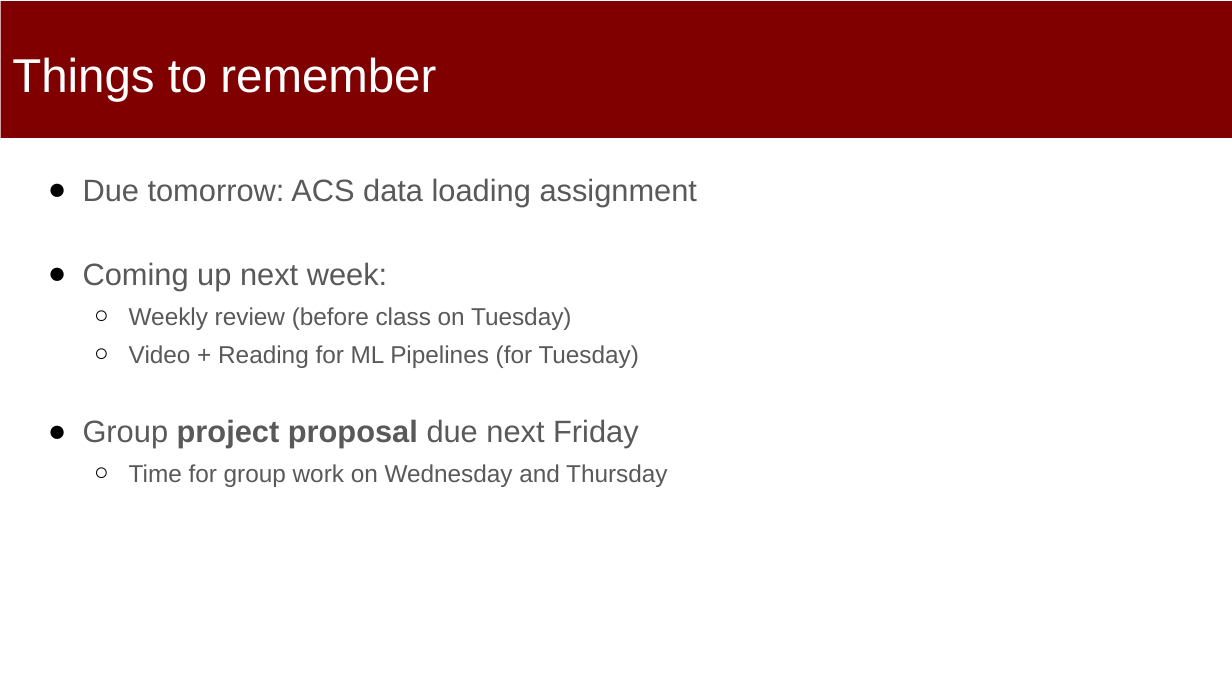
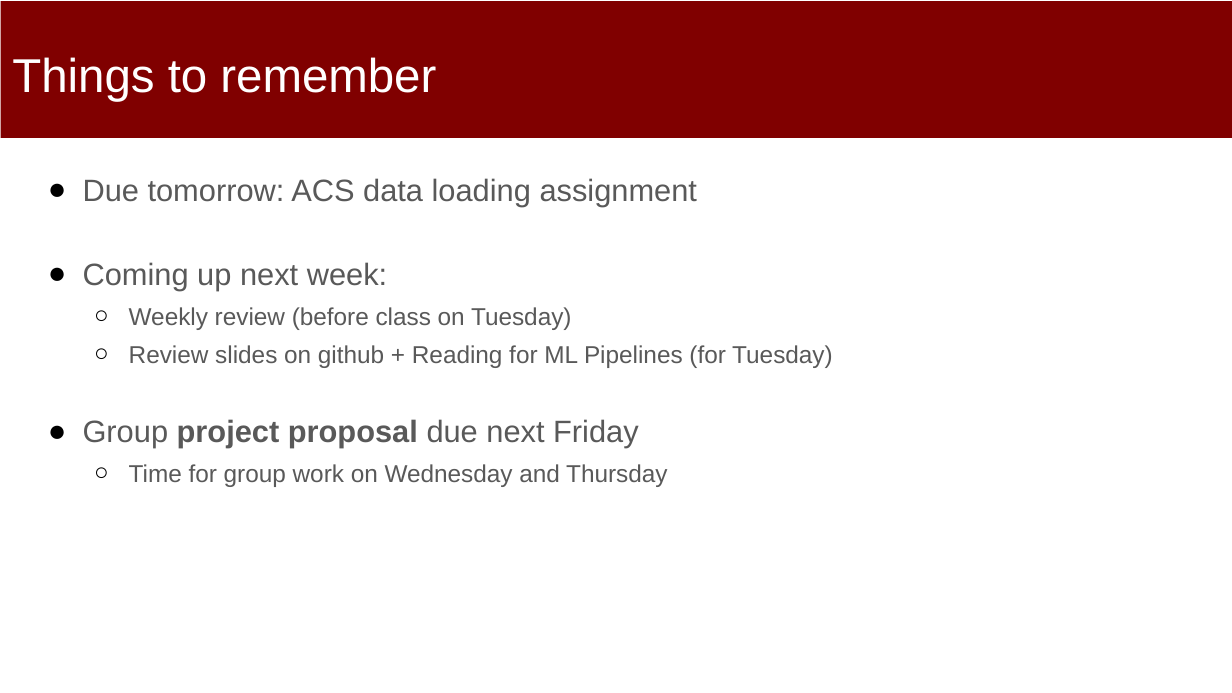
Before and after one commit to dssg/mlforpublicpolicylab, a slide deck: slide 3 of 03 - Data Exploration, Analytical Formulation, and Baselines/formulation-discussion.pptx. Drawn at 1232x693 pixels with LibreOffice and Linux fonts; fonts in the diff are those of the drawing. Boxes give left, top, right and bottom in pixels: in the first picture for what was removed or moved away, otherwise in the second. Text is boxed around its words. In the diff, an @@ line names an element or a change of style, - is before the commit and + after.

```diff
--- a/03 - Data Exploration, Analytical Formulation, and Baselines/formulation-discussion.pptx
+++ b/03 - Data Exploration, Analytical Formulation, and Baselines/formulation-discussion.pptx
@@ text at [129,345,833,368]: text changed @@
-  ○ Video + Reading for ML Pipelines (for Tuesday)
+  ○ Review slides on github + Reading for ML Pipelines (for Tuesday)
```
Also in this commit, not shown: 1 other slide changed.
